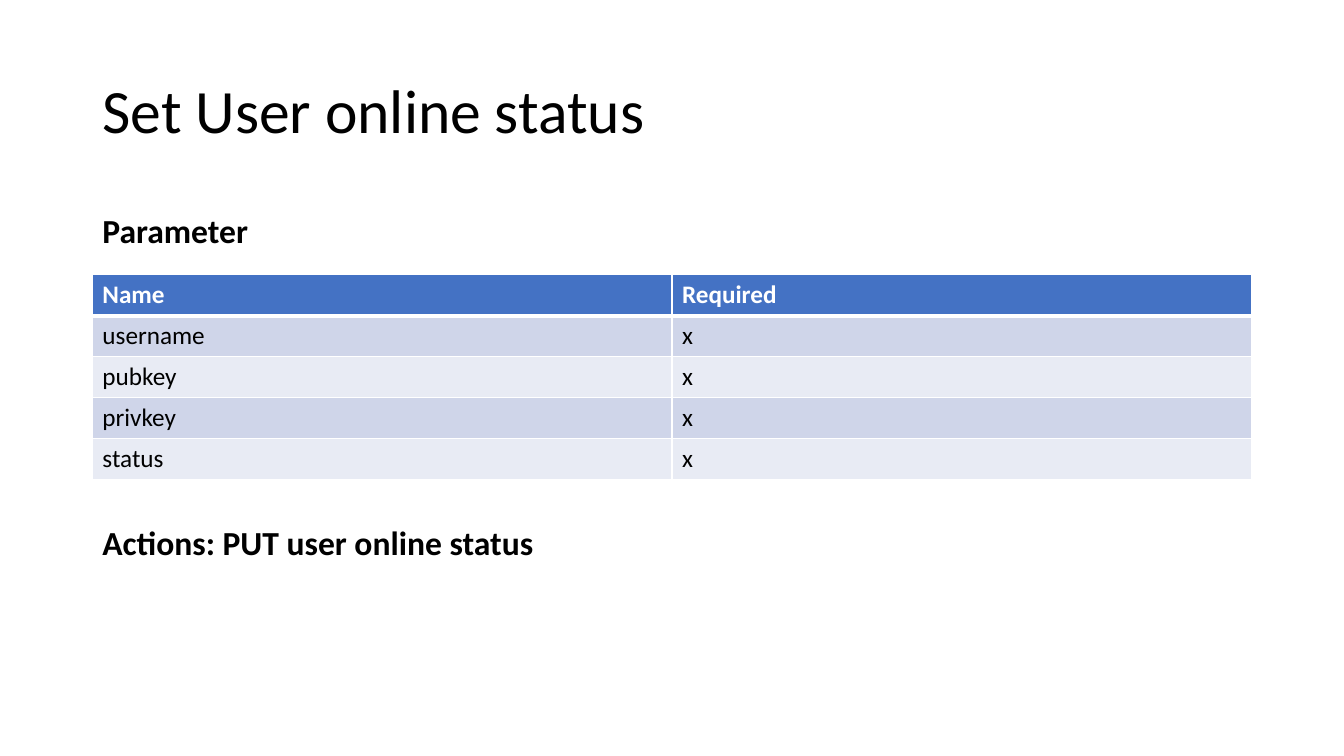
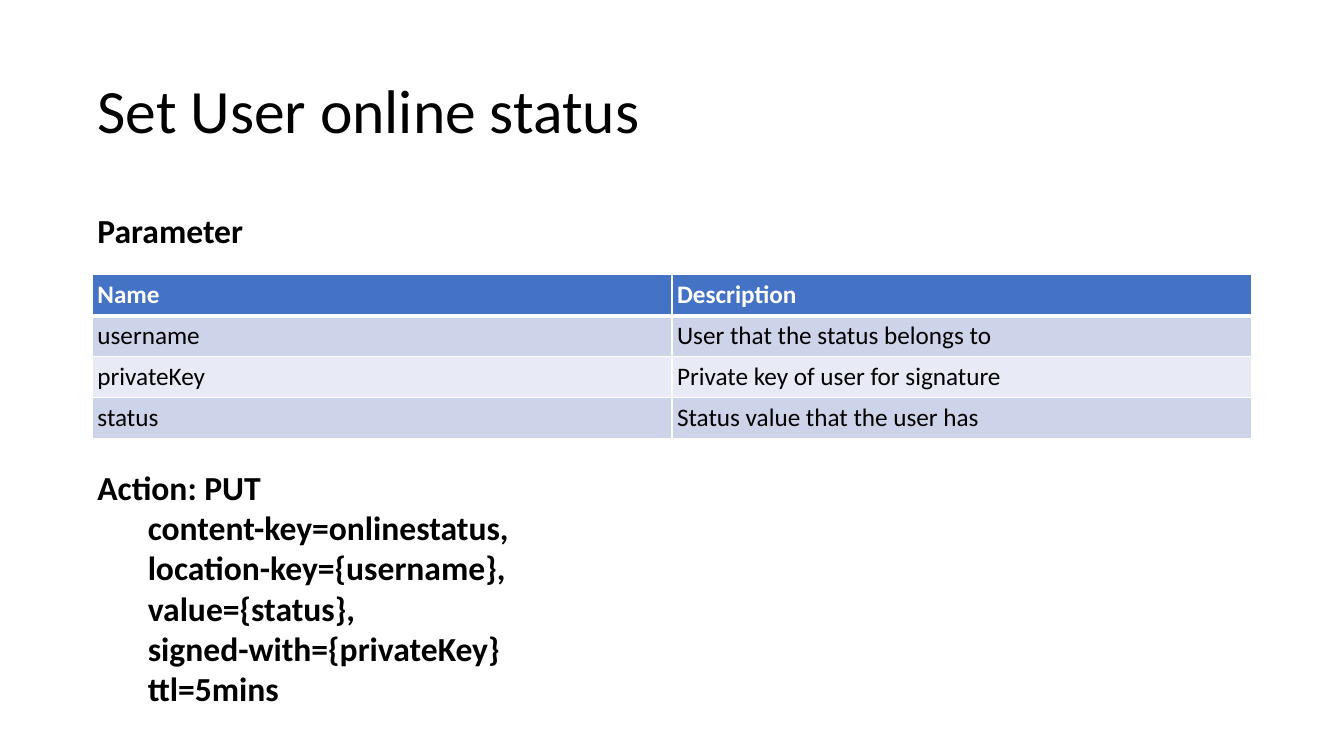
Before and after one commit to lexli8888/DSA-chat, a slide deck: slide 6 of presentation/Challenge Task HS 2018.pptx (slide 5 before the commit). Drawn at 1344x756 pixels with LibreOffice and Linux fonts; fonts in the diff are those of the drawing. Boxes give left, top, right and bottom in pixels: in the first picture for what was removed or moved away, otherwise in the second. Text is boxed around its words. In the diff, an @@ line names an element or a change of style, - is before the commit and + after.

```diff
--- a/presentation/Challenge Task HS 2018.pptx
+++ b/presentation/Challenge Task HS 2018.pptx
@@ title "Set User online status": place and size @@
-title "Set User online status" at [102, 90, 644, 134]
+title "Set User online status" at [97, 90, 639, 134]
@@ text "Parameter": place and size @@
-text "Parameter" at [102, 221, 248, 244]
+text "Parameter" at [97, 221, 243, 244]
@@ table at [93, 275, 1252, 480] @@
-row 1: Name | Required
-row 2: username | x
-row 3: pubkey | x
-row 4: privkey | x
-row 5: status | x
+row 1: Name | Description
+row 2: username | User that the status belongs to
+row 3: privateKey | Private key of user for signature
+row 4: status | Status value that the user has
@@ text added at [97, 476, 509, 702], 24 pt, text #000000, bold @@
+Action: PUT
+  content-key=onlinestatus,
+  location-key={username},
+  value={status},
+  signed-with={privateKey}
+  ttl=5mins
@@ text removed at [102, 531, 534, 556] @@
-Actions: PUT user online status
```
Also in this commit, not shown: 5 other slides changed, 8 slides added, 7 slides removed.
